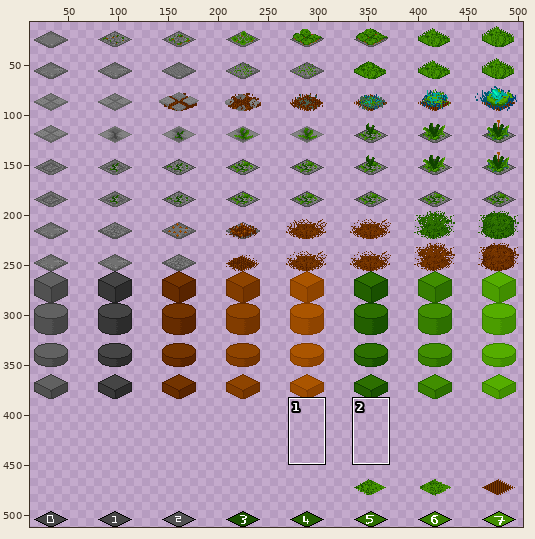
Sprite sheet, stored at data/image/tiles.png. Above, an overview of the earlier version with the close-up marked.
Close-up. Old version:
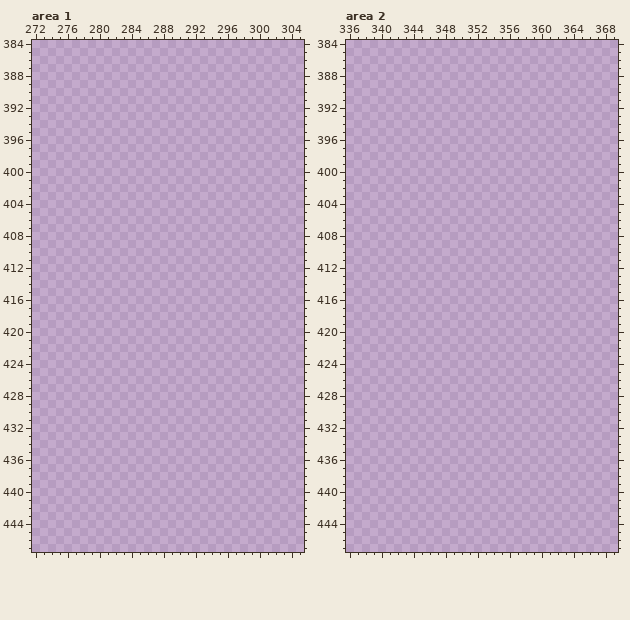
The file is 512x512 pixels. Colours within 5 levels of each other are drawn and written as one. Shown: area 1: x 272..305, y 384..447; area 2: x 336..369, y 384..447. The wide view leaves out empty margins. The commit also changed other parts of the picture, which this record leaves out.
Palette (. is transparent): 
The result:
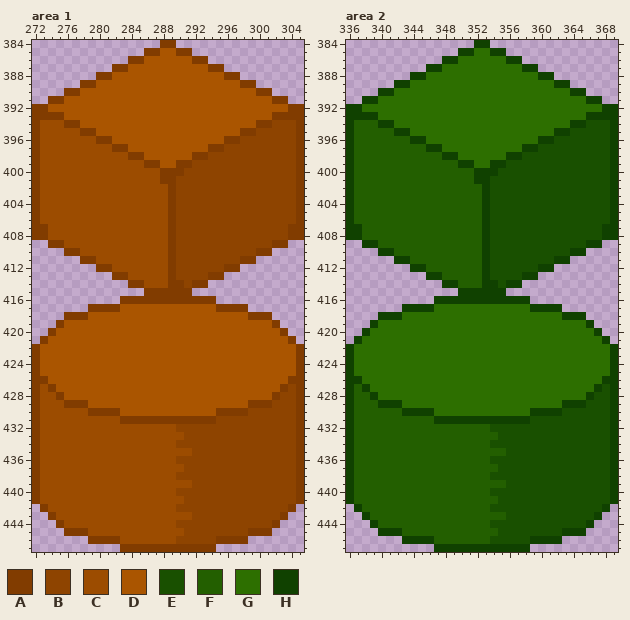
Colours new in this view: A #813c00  B #8e4400  C #9c4c00  D #aa5500  E #195000  F #235f00  G #2d6f00  H #104100
The exact change:
Changed rows in their new state; - is an unchanged pixel.
Area 1:
first column x 272:
384 ----------------AA----------------
385 --------------AADDAA--------------
386 ------------AADDDDDDAA------------
387 ----------AADDDDDDDDDDAA----------
388 --------AADDDDDDDDDDDDDDAA--------
389 ------AADDDDDDDDDDDDDDDDDDAA------
390 ----AADDDDDDDDDDDDDDDDDDDDDDAA----
391 --AADDDDDDDDDDDDDDDDDDDDDDDDDDAA--
392 AADDDDDDDDDDDDDDDDDDDDDDDDDDDDDDAA
393 AAAADDDDDDDDDDDDDDDDDDDDDDDDDDAAAA
394 ACCCAADDDDDDDDDDDDDDDDDDDDDDAABBBA
395 ACCCCCAADDDDDDDDDDDDDDDDDDAABBBBBA
396 ACCCCCCCAADDDDDDDDDDDDDDAABBBBBBBA
397 ACCCCCCCCCAADDDDDDDDDDAABBBBBBBBBA
398 ACCCCCCCCCCCAADDDDDDAABBBBBBBBBBBA
399 ACCCCCCCCCCCCCAADDAABBBBBBBBBBBBBA
400 ACCCCCCCCCCCCCCCAAABBBBBBBBBBBBBBA
401 ACCCCCCCCCCCCCCCAABBBBBBBBBBBBBBBA
402 ACCCCCCCCCCCCCCCCABBBBBBBBBBBBBBBA
403 ACCCCCCCCCCCCCCCCABBBBBBBBBBBBBBBA
404 ACCCCCCCCCCCCCCCCABBBBBBBBBBBBBBBA
405 ACCCCCCCCCCCCCCCCABBBBBBBBBBBBBBBA
406 ACCCCCCCCCCCCCCCCABBBBBBBBBBBBBBBA
407 AACCCCCCCCCCCCCCCABBBBBBBBBBBBBBAA
408 AACCCCCCCCCCCCCCCABBBBBBBBBBBBBBAA
409 --AACCCCCCCCCCCCCABBBBBBBBBBBBAA--
410 ----AACCCCCCCCCCCABBBBBBBBBBAA----
411 ------AACCCCCCCCCABBBBBBBBAA------
412 --------AACCCCCCCABBBBBBAA--------
413 ----------AACCCCCABBBBAA----------
414 ------------AACCCAABAA------------
415 --------------AAAAAA--------------
416 -----------AAAAAAAAAAAA-----------
417 -------AAAADDDDDDDDDDDDAAAA-------
418 ----AAADDDDDDDDDDDDDDDDDDDDAAA----
419 ---ADDDDDDDDDDDDDDDDDDDDDDDDDDA---
420 --ADDDDDDDDDDDDDDDDDDDDDDDDDDDDA--
421 -ADDDDDDDDDDDDDDDDDDDDDDDDDDDDDDA-
422 ADDDDDDDDDDDDDDDDDDDDDDDDDDDDDDDDA
423 ADDDDDDDDDDDDDDDDDDDDDDDDDDDDDDDDA
424 ADDDDDDDDDDDDDDDDDDDDDDDDDDDDDDDDA
425 ADDDDDDDDDDDDDDDDDDDDDDDDDDDDDDDDA
426 AADDDDDDDDDDDDDDDDDDDDDDDDDDDDDDAA
427 ACADDDDDDDDDDDDDDDDDDDDDDDDDDDDABA
428 ACCADDDDDDDDDDDDDDDDDDDDDDDDDDABBA
429 ACCCAAADDDDDDDDDDDDDDDDDDDDAAABBBA
430 ACCCCCCAAAADDDDDDDDDDDDAAAABBBBBBA
431 ACCCCCCCCCCAAAAAAAAAAAABBBBBBBBBBA
432 ACCCCCCCCCCCCCCCCCBBBBBBBBBBBBBBBA
433 ACCCCCCCCCCCCCCCCCCBBBBBBBBBBBBBBA
434 ACCCCCCCCCCCCCCCCCBBBBBBBBBBBBBBBA
435 ACCCCCCCCCCCCCCCCCCCBBBBBBBBBBBBBA
436 ACCCCCCCCCCCCCCCCCBBBBBBBBBBBBBBBA
437 ACCCCCCCCCCCCCCCCCCBBBBBBBBBBBBBBA
438 ACCCCCCCCCCCCCCCCCBBBBBBBBBBBBBBBA
439 ACCCCCCCCCCCCCCCCCCCBBBBBBBBBBBBBA
440 ACCCCCCCCCCCCCCCCCBBBBBBBBBBBBBBBA
441 ACCCCCCCCCCCCCCCCCCBBBBBBBBBBBBBBA
442 -ACCCCCCCCCCCCCCCCBBBBBBBBBBBBBBA-
443 --ACCCCCCCCCCCCCCCCCBBBBBBBBBBBA--
444 ---ACCCCCCCCCCCCCCBBBBBBBBBBBBA---
445 ----AAACCCCCCCCCCCCBBBBBBBBAAA----
446 -------AAAACCCCCCCBBBBBAAAA-------
447 -----------AAAAAAAAAAAA-----------
Area 2:
first column x 336:
384 ----------------HH----------------
385 --------------HHGGHH--------------
386 ------------HHGGGGGGHH------------
387 ----------HHGGGGGGGGGGHH----------
388 --------HHGGGGGGGGGGGGGGHH--------
389 ------HHGGGGGGGGGGGGGGGGGGHH------
390 ----HHGGGGGGGGGGGGGGGGGGGGGGHH----
391 --HHGGGGGGGGGGGGGGGGGGGGGGGGGGHH--
392 HHGGGGGGGGGGGGGGGGGGGGGGGGGGGGGGHH
393 HHHHGGGGGGGGGGGGGGGGGGGGGGGGGGHHHH
394 HFFFHHGGGGGGGGGGGGGGGGGGGGGGHHEEEH
395 HFFFFFHHGGGGGGGGGGGGGGGGGGHHEEEEEH
396 HFFFFFFFHHGGGGGGGGGGGGGGHHEEEEEEEH
397 HFFFFFFFFFHHGGGGGGGGGGHHEEEEEEEEEH
398 HFFFFFFFFFFFHHGGGGGGHHEEEEEEEEEEEH
399 HFFFFFFFFFFFFFHHGGHHEEEEEEEEEEEEEH
400 HFFFFFFFFFFFFFFFHHHEEEEEEEEEEEEEEH
401 HFFFFFFFFFFFFFFFHHEEEEEEEEEEEEEEEH
402 HFFFFFFFFFFFFFFFFHEEEEEEEEEEEEEEEH
403 HFFFFFFFFFFFFFFFFHEEEEEEEEEEEEEEEH
404 HFFFFFFFFFFFFFFFFHEEEEEEEEEEEEEEEH
405 HFFFFFFFFFFFFFFFFHEEEEEEEEEEEEEEEH
406 HFFFFFFFFFFFFFFFFHEEEEEEEEEEEEEEEH
407 HHFFFFFFFFFFFFFFFHEEEEEEEEEEEEEEHH
408 HHFFFFFFFFFFFFFFFHEEEEEEEEEEEEEEHH
409 --HHFFFFFFFFFFFFFHEEEEEEEEEEEEHH--
410 ----HHFFFFFFFFFFFHEEEEEEEEEEHH----
411 ------HHFFFFFFFFFHEEEEEEEEHH------
412 --------HHFFFFFFFHEEEEEEHH--------
413 ----------HHFFFFFHEEEEHH----------
414 ------------HHFFFHHEHH------------
415 --------------HHHHHH--------------
416 -----------HHHHHHHHHHHH-----------
417 -------HHHHGGGGGGGGGGGGHHHH-------
418 ----HHHGGGGGGGGGGGGGGGGGGGGHHH----
419 ---HGGGGGGGGGGGGGGGGGGGGGGGGGGH---
420 --HGGGGGGGGGGGGGGGGGGGGGGGGGGGGH--
421 -HGGGGGGGGGGGGGGGGGGGGGGGGGGGGGGH-
422 HGGGGGGGGGGGGGGGGGGGGGGGGGGGGGGGGH
423 HGGGGGGGGGGGGGGGGGGGGGGGGGGGGGGGGH
424 HGGGGGGGGGGGGGGGGGGGGGGGGGGGGGGGGH
425 HGGGGGGGGGGGGGGGGGGGGGGGGGGGGGGGGH
426 HHGGGGGGGGGGGGGGGGGGGGGGGGGGGGGGHH
427 HFHGGGGGGGGGGGGGGGGGGGGGGGGGGGGHEH
428 HFFHGGGGGGGGGGGGGGGGGGGGGGGGGGHEEH
429 HFFFHHHGGGGGGGGGGGGGGGGGGGGHHHEEEH
430 HFFFFFFHHHHGGGGGGGGGGGGHHHHEEEEEEH
431 HFFFFFFFFFFHHHHHHHHHHHHEEEEEEEEEEH
432 HFFFFFFFFFFFFFFFFFEEEEEEEEEEEEEEEH
433 HFFFFFFFFFFFFFFFFFFEEEEEEEEEEEEEEH
434 HFFFFFFFFFFFFFFFFFEEEEEEEEEEEEEEEH
435 HFFFFFFFFFFFFFFFFFFFEEEEEEEEEEEEEH
436 HFFFFFFFFFFFFFFFFFEEEEEEEEEEEEEEEH
437 HFFFFFFFFFFFFFFFFFFEEEEEEEEEEEEEEH
438 HFFFFFFFFFFFFFFFFFEEEEEEEEEEEEEEEH
439 HFFFFFFFFFFFFFFFFFFFEEEEEEEEEEEEEH
440 HFFFFFFFFFFFFFFFFFEEEEEEEEEEEEEEEH
441 HFFFFFFFFFFFFFFFFFFEEEEEEEEEEEEEEH
442 -HFFFFFFFFFFFFFFFFEEEEEEEEEEEEEEH-
443 --HFFFFFFFFFFFFFFFFFEEEEEEEEEEEH--
444 ---HFFFFFFFFFFFFFFEEEEEEEEEEEEH---
445 ----HHHFFFFFFFFFFFFEEEEEEEEHHH----
446 -------HHHHFFFFFFFEEEEEHHHH-------
447 -----------HHHHHHHHHHHH-----------
Where, in picture pixels (left, top, right, bottom), the same in both close-ups:
added: (32, 40, 304, 552)
added: (346, 40, 618, 552)
